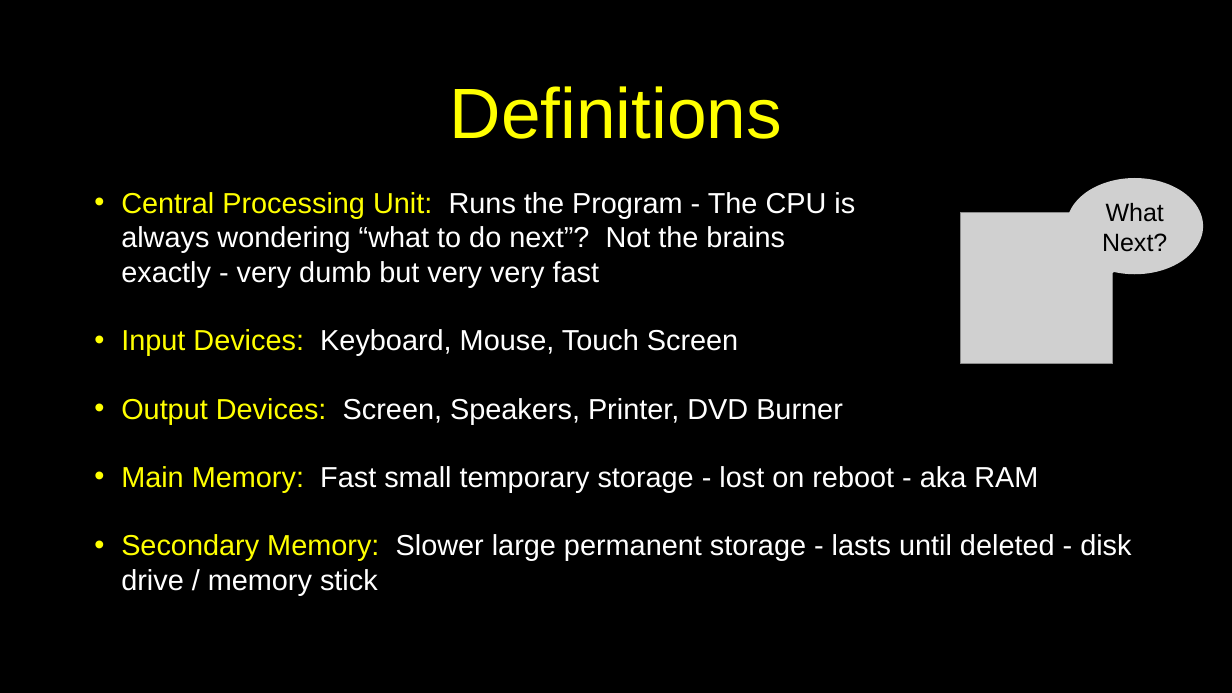
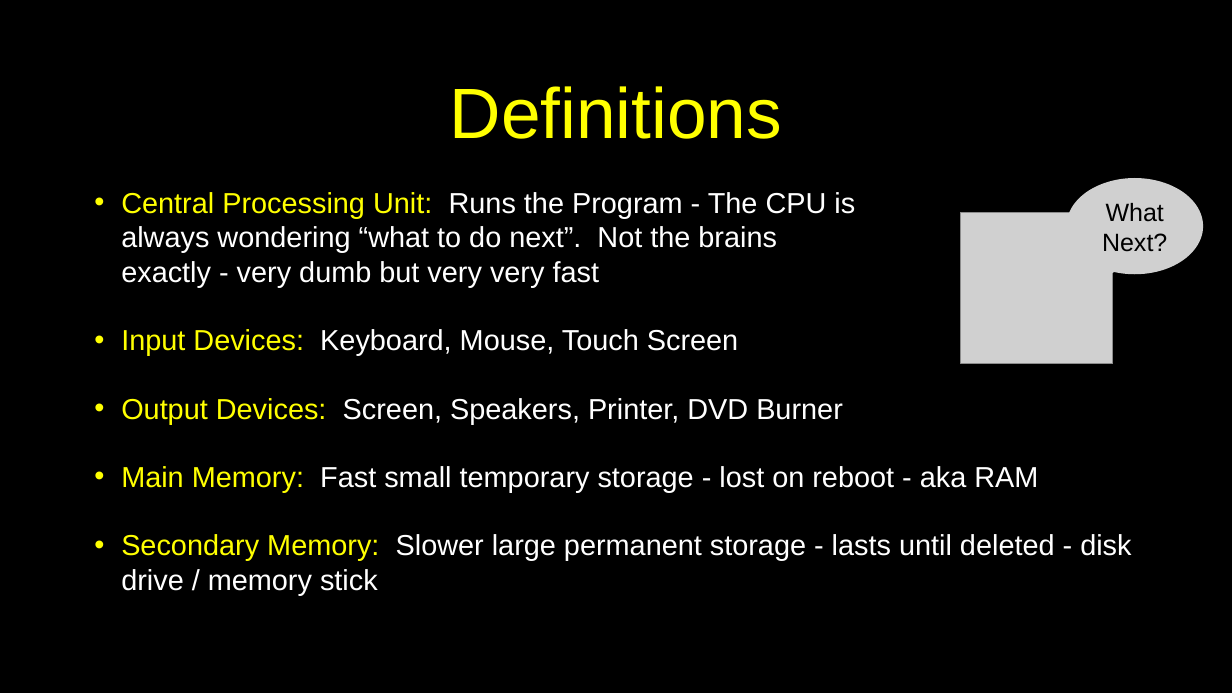
Before and after one commit to csev/py4e, a slide deck: slide 18 of lectures3/Pythonlearn-01-Intro.pptx. Drawn at 1232x693 pixels with LibreOffice and Linux fonts; fonts in the diff are those of the drawing; grey boxes stand for pictures. Boxes give left, top, right and bottom in pixels: in the first picture for what was removed or moved away, otherwise in the second. Text is boxed around its words. In the diff, an @@ line names an element or a change of style, - is before the commit and + after.

```diff
--- a/lectures3/Pythonlearn-01-Intro.pptx
+++ b/lectures3/Pythonlearn-01-Intro.pptx
@@ text at (121,192,855,287): text changed @@
-• Central Processing Unit: Runs the Program - The CPU is
-  always wondering “what to do next”? Not the brains
-  exactly - very dumb but very very fast
+• Central Processing Unit: Runs the Program - The CPU is
+  always wondering “what to do next”. Not the brains
+  exactly - very dumb but very very fast
```
Also in this commit, not shown: 21 other slides changed, 4 other files.
